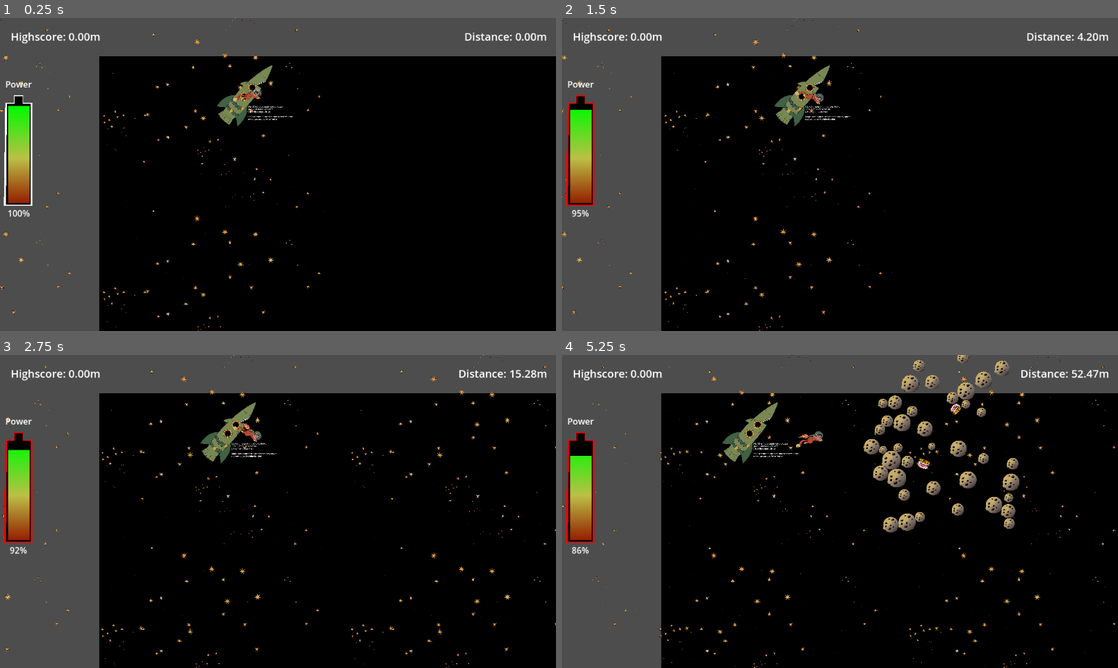
Above: before the commit, frames 1-4 (two rows, left to right).
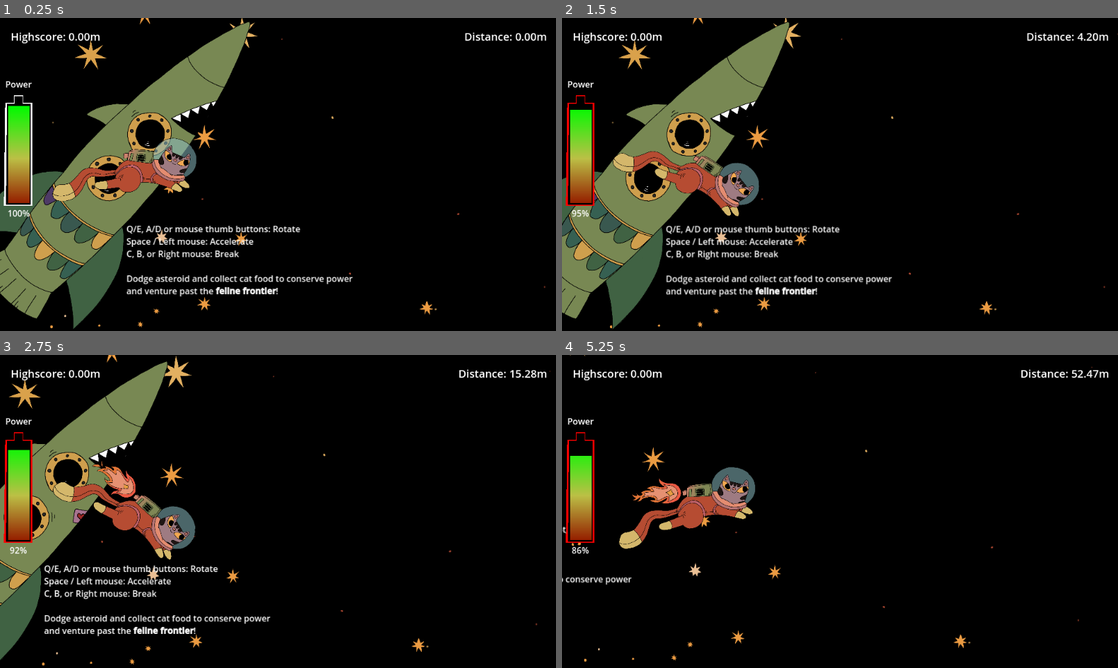
Above: after the commit, the same moments.

Repository: bene-labs/Feline-Frontier
Game: Godot game, scene res://scenes/game.tscn
The game is run twice, just before and just after one commit, with the same random seed, the same clock (stepped at 60 frames per second) and the same inputs.
Inputs (mouse positions are in pixels of both pictures, inside the frame that each line leads up to):
- Up to frame 1 (0.25 s): no input
- Up to frame 2 (1.5 s): tap Enter at 0.5 s; move the mouse to (962, 158) at 0.52 s; hold E (roate_right) 0.53-1.28 s; hold Space (boost) 0.53-1.28 s; move the mouse to (728, 190) at 1.27 s; hold Q (rotate_left) from 1.28 s (still down); right-click (728, 190) at 1.35 s
- Up to frame 3 (2.75 s): move the mouse to (333, 442) at 2.02 s; release Q (rotate_left) at 2.03 s; hold E (roate_right) from 2.03 s (still down); hold Space (boost) from 2.03 s (still down)
- Up to frame 4 (5.25 s): move the mouse to (812, 574) at 2.77 s; release Space (boost) at 2.78 s; right-click (812, 574) at 2.85 s; move the mouse to (1006, 558) at 3.52 s; release E (roate_right) at 3.53 s; hold Space (boost) 3.53-4.28 s; hold Q (rotate_left) from 3.53 s (still down); move the mouse to (673, 464) at 4.27 s; right-click (673, 464) at 4.35 s; move the mouse to (867, 511) at 5.02 s; hold Space (boost) from 5.03 s (still down)

The runs differ from the first frame. In frame 1, 34% of the frame differs, in the area x 0-100%, y 0-100%; in frame 2, 33%; in frame 3, 31%; in frame 4, 33%.

Commit message:
add new music, adjust asteroids, add hard mode, fix diffculty scaling

Diff:
--- a/project.godot
+++ b/project.godot
@@ -15,6 +15,10 @@
 config/features=PackedStringArray("4.3", "GL Compatibility")
 config/icon="res://icon.svg"
 
+[autoload]
+
+AudioController="*res://scenes/audio_controller.tscn"
+
 [display]
 
 window/size/viewport_width=1031
@@ -27,13 +31,15 @@
 "deadzone": 0.5,
 "events": [Object(InputEventKey,"resource_local_to_scene":false,"resource_name":"","device":0,"window_id":0,"alt_presse …(189 unchanged characters)…
 , null, Object(InputEventMouseButton,"resource_local_to_scene":false,"resource_name":"","device":-1,"window_id":0,"alt_ …(250 unchanged characters)…
+, Object(InputEventJoypadButton,"resource_local_to_scene":false,"resource_name":"","device":-1,"button_index":0,"pressure":0.0,"pressed":false,"script":null)
 ]
 }
 rotate_left={
-"deadzone": 0.5,
+"deadzone": 0.7,
 "events": [Object(InputEventKey,"resource_local_to_scene":false,"resource_name":"","device":-1,"window_id":0,"alt_press …(192 unchanged characters)…
 , Object(InputEventMouseButton,"resource_local_to_scene":false,"resource_name":"","device":-1,"window_id":0,"alt_presse …(244 unchanged characters)…
 , Object(InputEventKey,"resource_local_to_scene":false,"resource_name":"","device":-1,"window_id":0,"alt_pressed":false …(182 unchanged characters)…
+, Object(InputEventJoypadMotion,"resource_local_to_scene":false,"resource_name":"","device":-1,"axis":0,"axis_value":-1.0,"script":null)
 ]
 }
 roate_right={
@@ -41,6 +47,7 @@
 "events": [Object(InputEventKey,"resource_local_to_scene":false,"resource_name":"","device":-1,"window_id":0,"alt_press …(192 unchanged characters)…
 , Object(InputEventMouseButton,"resource_local_to_scene":false,"resource_name":"","device":-1,"window_id":0,"alt_presse …(244 unchanged characters)…
 , Object(InputEventKey,"resource_local_to_scene":false,"resource_name":"","device":-1,"window_id":0,"alt_pressed":false …(183 unchanged characters)…
+, Object(InputEventJoypadMotion,"resource_local_to_scene":false,"resource_name":"","device":-1,"axis":0,"axis_value":1.0,"script":null)
 ]
 }
 break={
@@ -48,6 +55,7 @@
 "events": [Object(InputEventMouseButton,"resource_local_to_scene":false,"resource_name":"","device":-1,"window_id":0,"a …(253 unchanged characters)…
 , Object(InputEventKey,"resource_local_to_scene":false,"resource_name":"","device":-1,"window_id":0,"alt_pressed":false …(182 unchanged characters)…
 , Object(InputEventKey,"resource_local_to_scene":false,"resource_name":"","device":-1,"window_id":0,"alt_pressed":false …(182 unchanged characters)…
+, Object(InputEventJoypadButton,"resource_local_to_scene":false,"resource_name":"","device":-1,"button_index":1,"pressure":0.0,"pressed":false,"script":null)
 ]
 }
 
--- /dev/null
+++ b/scenes/audio_controller.gd
@@ -0,0 +1,71 @@
+extends Node2D
+
+const MUSIC_FADE_IN_DURATION = 2.5
+const MUSIC_FADE_OUT_DURATION = 2.5
+
+var space_music := preload("res://music/space_theme.mp3")
+var intense_music := preload("res://music/asteroids_incoming.mp3")
+
+#var is_stream_1_playing := false
+#@onready var fade_in_tween :=  get_tree().create_tween()
+#@onready var fade_out_tween := get_tree().create_tween()
+#var fade_in_stream : AudioStreamPlayer
+#var fade_out_stream : AudioStreamPlayer
+
+enum MusicId {
+	CHILL,
+	INTENSE
+}
+
+
+func play_chill():
+	$AnimationPlayer.play("play_chill")
+
+func play_intense():
+	$AnimationPlayer.play("play_intense")
+
+
+#func transition_to(id: MusicId):
+	#fade_in_stream = $AudioStreamPlayer2 if is_stream_1_playing else $AudioStreamPlayer1
+	#fade_out_stream = $AudioStreamPlayer1 if is_stream_1_playing else $AudioStreamPlayer2
+	#match id:
+		#MusicId.CHILL:
+			#fade_in_stream.stream = space_music
+		#MusicId.INTENSE:
+			#fade_in_stream.stream = intense_music
+	#is_stream_1_playing = not is_stream_1_playing
+	#fade_out_music()
+	#fade_in_music()
+	#fade_in_stream.play()
+#
+#
+#func fade_in_music(target_volume:= 1.0) -> void:
+	#fade_in_tween.kill()
+#
+	#fade_in_tween.tween_method(
+		#_interpolate_music_volume_increase,
+		#0.0, target_volume,
+		#MUSIC_FADE_IN_DURATION
+	#)
+	#
+	#fade_in_tween.play()
+#
+#
+#func fade_out_music(start_volume:= 1.0) -> void:
+	#fade_out_tween.kill()
+#
+	#fade_out_tween.tween_method(
+		#_interpolate_music_volume_decrease,
+		#start_volume, 0.0,
+		#MUSIC_FADE_OUT_DURATION, #Tween.TRANS_QUAD, Tween.EASE_IN_OUT
+	#)
+	#
+	#fade_out_tween.play()
+#
+#
+#func _interpolate_music_volume_increase(volume_linear: float) -> void:
+	#fade_in_stream.volume_db = linear_to_db(volume_linear)
+	#
+#
+#func _interpolate_music_volume_decrease(volume_linear: float) -> void:
+	#fade_out_stream.volume_db = linear_to_db(volume_linear)
--- /dev/null
+++ b/scenes/audio_controller.tscn
@@ -0,0 +1,166 @@
+[gd_scene load_steps=8 format=3 uid="uid://b4guwdm4xnggn"]
+
+[ext_resource type="Script" path="res://scenes/audio_controller.gd" id="1_rvg68"]
+[ext_resource type="AudioStream" uid="uid://2bp5fvu4xqe0" path="res://music/RetroSpace_v1.wav" id="2_xckj1"]
+[ext_resource type="AudioStream" uid="uid://e0dq8ihrby4i" path="res://music/AlienActionCat_v2.wav" id="3_483er"]
+
+[sub_resource type="Animation" id="Animation_typ6l"]
+resource_name = "play_chill"
+length = 2.0
+tracks/0/type = "value"
+tracks/0/imported = false
+tracks/0/enabled = true
+tracks/0/path = NodePath("IntensePlayer:volume_db")
+tracks/0/interp = 1
+tracks/0/loop_wrap = true
+tracks/0/keys = {
+"times": PackedFloat32Array(0, 2),
+"transitions": PackedFloat32Array(1, 0.5),
+"update": 0,
+"values": [0.0, -80.0]
+}
+tracks/1/type = "value"
+tracks/1/imported = false
+tracks/1/enabled = true
+tracks/1/path = NodePath("ChillPlayer:volume_db")
+tracks/1/interp = 1
+tracks/1/loop_wrap = true
+tracks/1/keys = {
+"times": PackedFloat32Array(2),
+"transitions": PackedFloat32Array(0.5),
+"update": 0,
+"values": [0.0]
+}
+tracks/2/type = "method"
+tracks/2/imported = false
+tracks/2/enabled = true
+tracks/2/path = NodePath("IntensePlayer")
+tracks/2/interp = 1
+tracks/2/loop_wrap = true
+tracks/2/keys = {
+"times": PackedFloat32Array(2),
+"transitions": PackedFloat32Array(1),
+"values": [{
+"args": [],
+"method": &"stop"
+}]
+}
+tracks/3/type = "method"
+tracks/3/imported = false
+tracks/3/enabled = true
+tracks/3/path = NodePath("ChillPlayer")
+tracks/3/interp = 1
+tracks/3/loop_wrap = true
+tracks/3/keys = {
+"times": PackedFloat32Array(2),
+"transitions": PackedFloat32Array(1),
+"values": [{
+"args": [],
+"method": &"play"
+}]
+}
+
+[sub_resource type="Animation" id="Animation_1txhp"]
+length = 0.001
+tracks/0/type = "value"
+tracks/0/imported = false
+tracks/0/enabled = true
+tracks/0/path = NodePath("IntensePlayer:volume_db")
+tracks/0/interp = 1
+tracks/0/loop_wrap = true
+tracks/0/keys = {
+"times": PackedFloat32Array(0),
+"transitions": PackedFloat32Array(1),
+"update": 0,
+"values": [0.0]
+}
+tracks/1/type = "value"
+tracks/1/imported = false
+tracks/1/enabled = true
+tracks/1/path = NodePath("ChillPlayer:volume_db")
+tracks/1/interp = 1
+tracks/1/loop_wrap = true
+tracks/1/keys = {
+"times": PackedFloat32Array(0),
+"transitions": PackedFloat32Array(1),
+"update": 0,
+"values": [0.0]
+}
+
+[sub_resource type="Animation" id="Animation_0f345"]
+resource_name = "play_intense"
+length = 2.0
+tracks/0/type = "value"
+tracks/0/imported = false
+tracks/0/enabled = true
+tracks/0/path = NodePath("IntensePlayer:volume_db")
+tracks/0/interp = 0
+tracks/0/loop_wrap = true
+tracks/0/keys = {
+"times": PackedFloat32Array(0),
+"transitions": PackedFloat32Array(1),
+"update": 0,
+"values": [0.0]
+}
+tracks/1/type = "value"
+tracks/1/imported = false
+tracks/1/enabled = true
+tracks/1/path = NodePath("ChillPlayer:volume_db")
+tracks/1/interp = 1
+tracks/1/loop_wrap = true
+tracks/1/keys = {
+"times": PackedFloat32Array(0, 2),
+"transitions": PackedFloat32Array(1, 0.5),
+"update": 0,
+"values": [0.0, -80.0]
+}
+tracks/2/type = "method"
+tracks/2/imported = false
+tracks/2/enabled = true
+tracks/2/path = NodePath("IntensePlayer")
+tracks/2/interp = 1
+tracks/2/loop_wrap = true
+tracks/2/keys = {
+"times": PackedFloat32Array(2),
+"transitions": PackedFloat32Array(1),
+"values": [{
+"args": [],
+"method": &"play"
+}]
+}
+tracks/3/type = "method"
+tracks/3/imported = false
+tracks/3/enabled = true
+tracks/3/path = NodePath("ChillPlayer")
+tracks/3/interp = 1
+tracks/3/loop_wrap = true
+tracks/3/keys = {
+"times": PackedFloat32Array(2),
+"transitions": PackedFloat32Array(1),
+"values": [{
+"args": [],
+"method": &"stop"
+}]
+}
+
+[sub_resource type="AnimationLibrary" id="AnimationLibrary_y5hfo"]
+_data = {
+"RESET": SubResource("Animation_1txhp"),
+"play_chill": SubResource("Animation_typ6l"),
+"play_intense": SubResource("Animation_0f345")
+}
+
+[node name="AudioController" type="Node2D"]
+script = ExtResource("1_rvg68")
+
+[node name="ChillPlayer" type="AudioStreamPlayer" parent="."]
+stream = ExtResource("2_xckj1")
+autoplay = true
+
+[node name="IntensePlayer" type="AudioStreamPlayer" parent="."]
+stream = ExtResource("3_483er")
+
+[node name="AnimationPlayer" type="AnimationPlayer" parent="."]
+libraries = {
+"": SubResource("AnimationLibrary_y5hfo")
+}
--- a/scenes/game.tscn
+++ b/scenes/game.tscn
@@ -27,7 +27,7 @@
 bounce = 0.1
 
 [sub_resource type="RectangleShape2D" id="RectangleShape2D_kfofu"]
-size = Vector2(754, 380)
+size = Vector2(1418, 380)
 
 [sub_resource type="RectangleShape2D" id="RectangleShape2D_ucv68"]
 size = Vector2(101, 1594)
@@ -96,7 +96,6 @@
 [node name="LimitedCamera" parent="." instance=ExtResource("2_jsvua")]
 position = Vector2(155, 300)
 offset = Vector2(285, 0)
-zoom = Vector2(0.2, 0.2)
 
 [node name="ReferenceRect" type="ReferenceRect" parent="LimitedCamera"]
 offset_left = -514.0
@@ -156,14 +155,14 @@
 position = Vector2(-132, -770)
 
 [node name="CollisionShape2D" type="CollisionShape2D" parent="AsteroidLauncher/TopSpawnArea"]
-position = Vector2(558, -131)
+position = Vector2(703, -144)
 shape = SubResource("RectangleShape2D_kfofu")
 
 [node name="BottomSpawnArea" type="Area2D" parent="AsteroidLauncher"]
-position = Vector2(-132, 1843)
+position = Vector2(-418, 1833)
 
 [node name="CollisionShape2D" type="CollisionShape2D" parent="AsteroidLauncher/BottomSpawnArea"]
-position = Vector2(492, -131)
+position = Vector2(989, -134)
 shape = SubResource("RectangleShape2D_kfofu")
 
 [node name="SpawnTimer" type="Timer" parent="AsteroidLauncher"]
@@ -182,7 +181,7 @@
 
 [node name="SpawnArea" type="Area2D" parent="ObstacleSpawner"]
 unique_name_in_owner = true
-position = Vector2(1049, 19)
+position = Vector2(1306, 19)
 collision_layer = 0
 collision_mask = 0
 
@@ -194,7 +193,7 @@
 unique_name_in_owner = true
 offset_left = 773.0
 offset_top = -413.0
-offset_right = 2367.0
+offset_right = 2280.0
 offset_bottom = 1181.0
 border_color = Color(0.44888, 0.475444, 0.929675, 1)
 border_width = 3.0
@@ -205,5 +204,6 @@
 [connection signal="hit" from="Player" to="LimitedCamera" method="_on_player_hit"]
 [connection signal="power_changed" from="Player" to="LimitedCamera/GameUI" method="_on_player_power_changed"]
 [connection signal="timeout" from="AsteroidLauncher/SpawnTimer" to="AsteroidLauncher" method="_on_spawn_timer_timeout"]
+[connection signal="intense_mode_started" from="ObstacleSpawner" to="AsteroidLauncher" method="_on_intense_mode_start"]
 [connection signal="body_entered" from="ObstacleSpawner/NewAreaTrigger" to="AsteroidLauncher" method="_on_new_area_trigger_body_entered"]
 [connection signal="body_entered" from="ObstacleSpawner/NewAreaTrigger" to="ObstacleSpawner" method="_on_new_area_trigger_body_entered"]
--- a/scripts/asteroid.gd
+++ b/scripts/asteroid.gd
@@ -3,8 +3,8 @@
 
 static var prefab =  preload("res://scenes/asteroid.tscn")
 
-static var min_speed = 25
-static var max_speed = 200
+static var min_speed = 15
+static var max_speed = 150
 
 const MAX_LIFETIME = 20.0
 
@@ -20,13 +20,13 @@
 
 static func spawn(difficulty, position, launch = true):
 	var new_asteroid = prefab.instantiate()
-	new_asteroid.size = randf_range(MIN_SIZE, MAX_SIZE) + difficulty / 4
+	new_asteroid.size = randf_range(MIN_SIZE, MAX_SIZE) / (2 if launch else 1) + difficulty / 32
 	if launch:
-		new_asteroid.speed = randf_range(min_speed * difficulty * 0.67, max_speed * difficulty * 0.67)
+		new_asteroid.speed = randf_range(min_speed * (1 + difficulty / 10), max_speed * (1 + difficulty / 10))
 		if position.y > 0:
-			new_asteroid.rotation_degrees = 270.0 + randf_range(-20, 20)
+			new_asteroid.rotation_degrees = 270.0 + randf_range(-30, 30)
 		else:
-			new_asteroid.rotation_degrees = 90 + randf_range(-20, 20)
+			new_asteroid.rotation_degrees = 90 + randf_range(-30, 30)
 	new_asteroid.global_position = position
 	return new_asteroid
 
@@ -49,8 +49,8 @@
 
 
 func _on_visible_on_screen_notifier_2d_screen_exited() -> void:
-	#is_visible = false
-	queue_free()
+	is_visible = false
+	#queue_free()
 
 
 func get_energy_drain():
--- a/scripts/enemy_spawner.gd
+++ b/scripts/enemy_spawner.gd
@@ -1,13 +1,14 @@
 extends Node2D
 
-@export var asteroid_spawn_chance = 0.16
-@export var min_spawn_time := 0.2
-@export var max_spawn_time := 1.0
+@export var asteroid_spawn_chance = 0.25
+@export var min_spawn_time := 0.25
+@export var max_spawn_time := 1
 
 
 var spawn_areas : Array[Area2D]
 var diffculty = 1.0
 var has_started := false
+var intense_mode_reached := false
 
 
 func _ready() -> void:
@@ -18,36 +19,32 @@
 
 
 func _process(delta: float) -> void:
-	diffculty = 1.0 + Player.traveled_distance / 100000
+	diffculty = 1.0 + Player.traveled_distance / 10_000
+
+
 	for area in spawn_areas:
 		area.global_position.x = Player.traveled_distance
 
 
 func spawn_asteroid():
-	return
 	var chosen_area = spawn_areas[randi() % spawn_areas.size()]
 	var col_shape = chosen_area.get_child(0)
 	var centerpos = col_shape.global_position
 	var size = col_shape.shape.extents
+	var min = centerpos - size
+	var max = centerpos + size
 	var position_in_area : Vector2
-	position_in_area.x = randi() % int(size.x - (size.x/2)) + centerpos.x
-	position_in_area.y = randi() % int(size.y - (size.y/2)) + centerpos.y
+	position_in_area.x = randf_range(min.x, max.x)
+	position_in_area.y = randf_range(min.y, max.y)
 	$"../Obstacles".add_child(Asteroid.spawn(diffculty, position_in_area))
 
 
 func _on_spawn_timer_timeout() -> void:
 	%SpawnTimer.stop()
-	%SpawnTimer.start(randf_range(min_spawn_time / diffculty, max_spawn_time / diffculty))
+	%SpawnTimer.start(randf_range(min_spawn_time / (1 + diffculty / 3), max_spawn_time / (1 + diffculty / 3)))
 	if randf() <= asteroid_spawn_chance:
 		spawn_asteroid()
 
 
-func _on_game_start() -> void:
-	%SpawnTimer.start(randf_range(min_spawn_time / diffculty, max_spawn_time / diffculty))
-
-
-func _on_new_area_trigger_body_entered(body):
-	if  has_started:
-		return
-	has_started = true
-	_on_game_start()
+func _on_intense_mode_start() -> void:
+	%SpawnTimer.start(randf_range(min_spawn_time / (1 + diffculty / 3), max_spawn_time / (1 + diffculty / 3)))
--- a/scripts/game_ui.gd
+++ b/scripts/game_ui.gd
@@ -30,4 +30,5 @@
 		var file = FileAccess.open("Highscore.sav", FileAccess.WRITE)
 		file.store_float(best_distance)
 		file.close()
+	AudioController.play_chill()
 	$GameOverScreen.show()
--- a/scripts/obstacle_spawner.gd
+++ b/scripts/obstacle_spawner.gd
@@ -1,17 +1,24 @@
 extends Node2D
 
-const INIT_MIN_OBSTACLE := 30
-const INIT_MAX_OBSTACLE := 60
+signal intense_mode_started
+
+const INIT_MIN_OBSTACLE := 1
+const INIT_MAX_OBSTACLE := 5
 
 var min_obstacles := INIT_MIN_OBSTACLE
 var max_obstacles := INIT_MAX_OBSTACLE
 var diffculty = 1.0
+var started_intense_mode := false
 
 
 func _process(delta: float) -> void:
-	diffculty = 1.0 + Player.traveled_distance / 100000
-	min_obstacles = int(INIT_MIN_OBSTACLE + diffculty * 1.5)
-	max_obstacles = int(INIT_MAX_OBSTACLE + diffculty * 2)
+	diffculty = 1.0 + Player.traveled_distance / 10_000
+	if not started_intense_mode and diffculty >= 3:
+		AudioController.play_intense()
+		intense_mode_started.emit()
+		started_intense_mode = true
+	min_obstacles = int(INIT_MIN_OBSTACLE + diffculty / 4)
+	max_obstacles = int(INIT_MAX_OBSTACLE + diffculty / 2)
 
 
 func spawn_asteroid():
@@ -30,9 +37,11 @@
 	var col_shape = %SpawnArea.get_child(0)
 	var centerpos = col_shape.global_position
 	var size = col_shape.shape.extents
+	var min = centerpos - size
+	var max = centerpos + size
 	var position_in_area : Vector2
-	position_in_area.x = (randi() % int(size.x)) - (size.x/2) + centerpos.x
-	position_in_area.y = (randi() % int(size.y)) - (size.y/2) + centerpos.y
+	position_in_area.x = randf_range(min.x, max.x)
+	position_in_area.y = randf_range(min.y, max.y)
 	await get_tree().process_frame
 	$"../Obstacles".add_child(CatFood.spawn(diffculty, position_in_area))
 
@@ -41,6 +50,6 @@
 	print(body.name)
 	for i in range(randi_range(min_obstacles, max_obstacles)):
 		spawn_asteroid()
-	for i in range(randi_range(1, 2)):
+	for i in range(int(randf_range(1, 2 + diffculty / 2))):
 		spawn_cat_food()
 	global_position = Vector2(global_position.x + %DimensionRef.size.x, global_position.y)
Not shown, added: images/Shopkeeper.png.import
Not shown, added: music/AlienActionCat_v2.wav.import
Not shown, added: music/RetroSpace_v1.wav.import
Not shown, added: music/AlienActionCat_v2.wav
Not shown, added: music/RetroSpace_v1.wav
